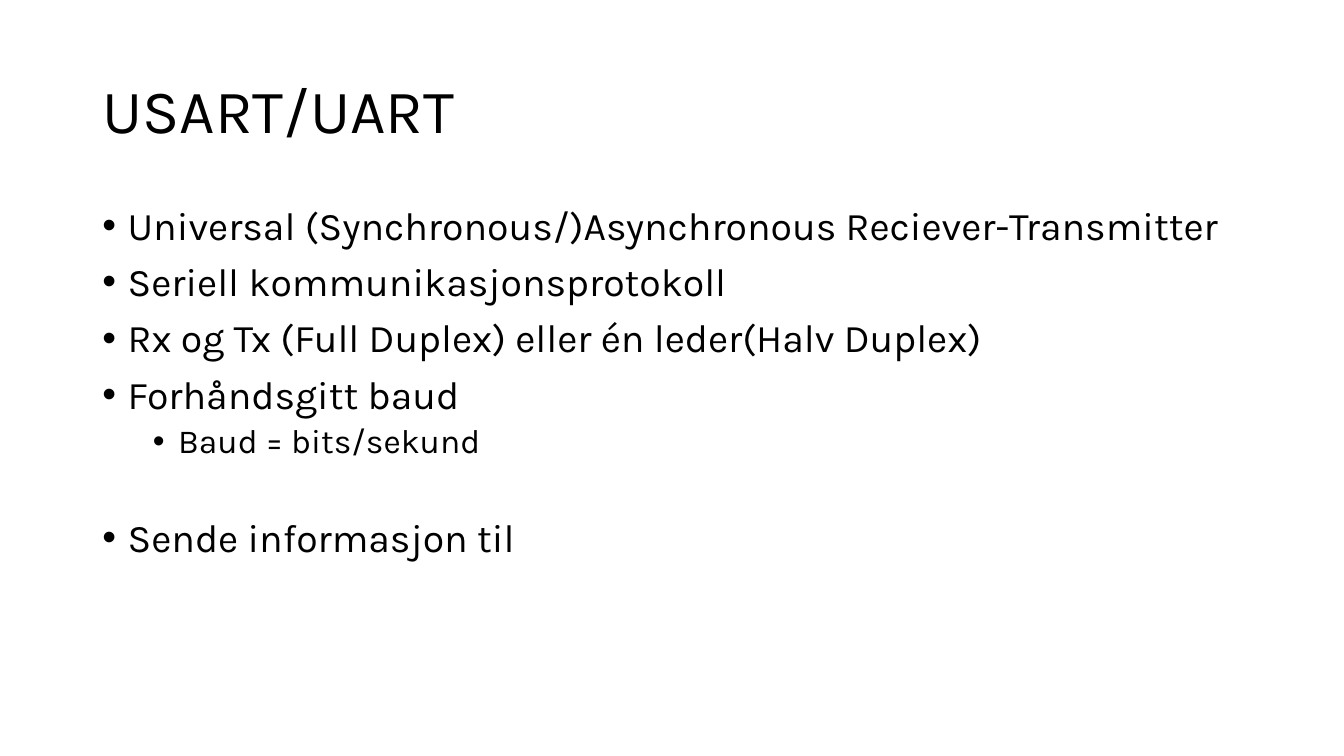
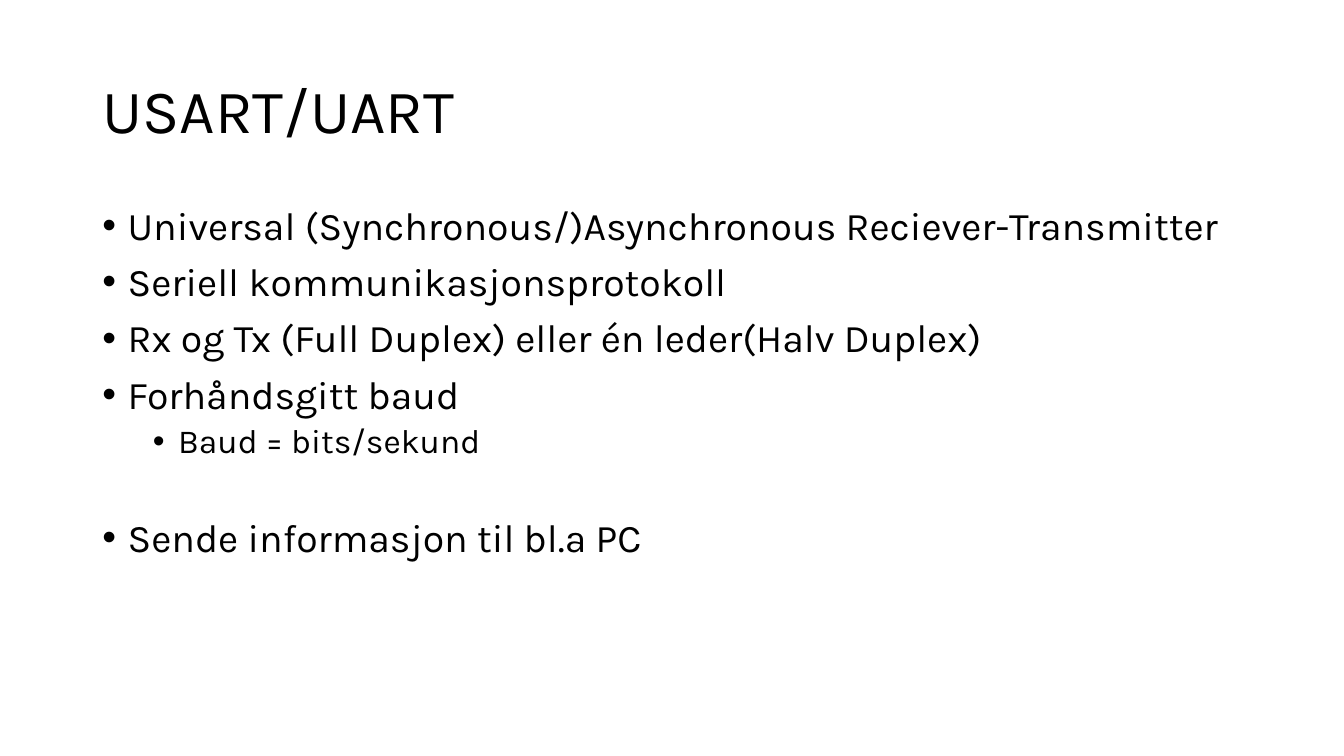
Before and after one commit to ElektraVerksted/AVR-kurs, a slide deck: slide 25 of Kursdag 2/Dag to.pptx (slide 20 before the commit). Drawn at 1344x756 pixels with LibreOffice and Linux fonts; fonts in the diff are those of the drawing. Boxes give left, top, right and bottom in pixels: in the first picture for what was removed or moved away, otherwise in the second. Text is boxed around its words. In the diff, an @@ line names an element or a change of style, - is before the commit and + after.

```diff
--- a/Kursdag 2/Dag to.pptx
+++ b/Kursdag 2/Dag to.pptx
@@ text at <box>128,525,642,562</box>: text changed @@
-• Sende informasjon til
+• Sende informasjon til bl.a PC
```
Also in this commit, not shown: 10 slides added, 1 slide removed.
